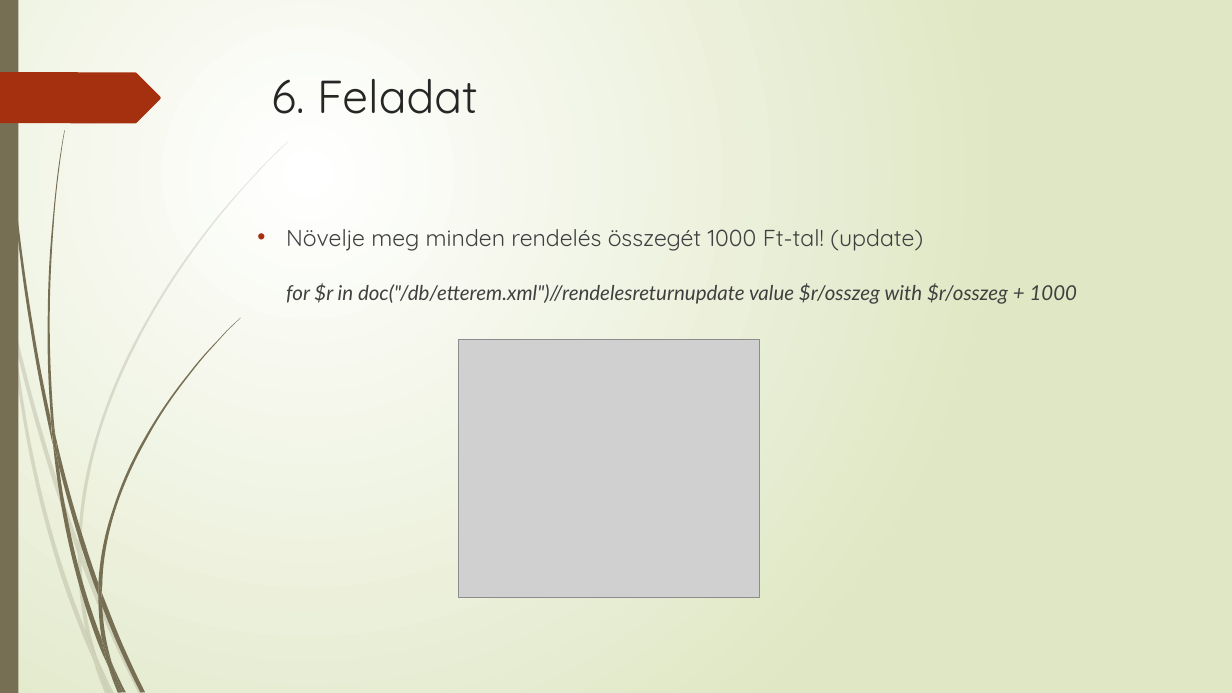
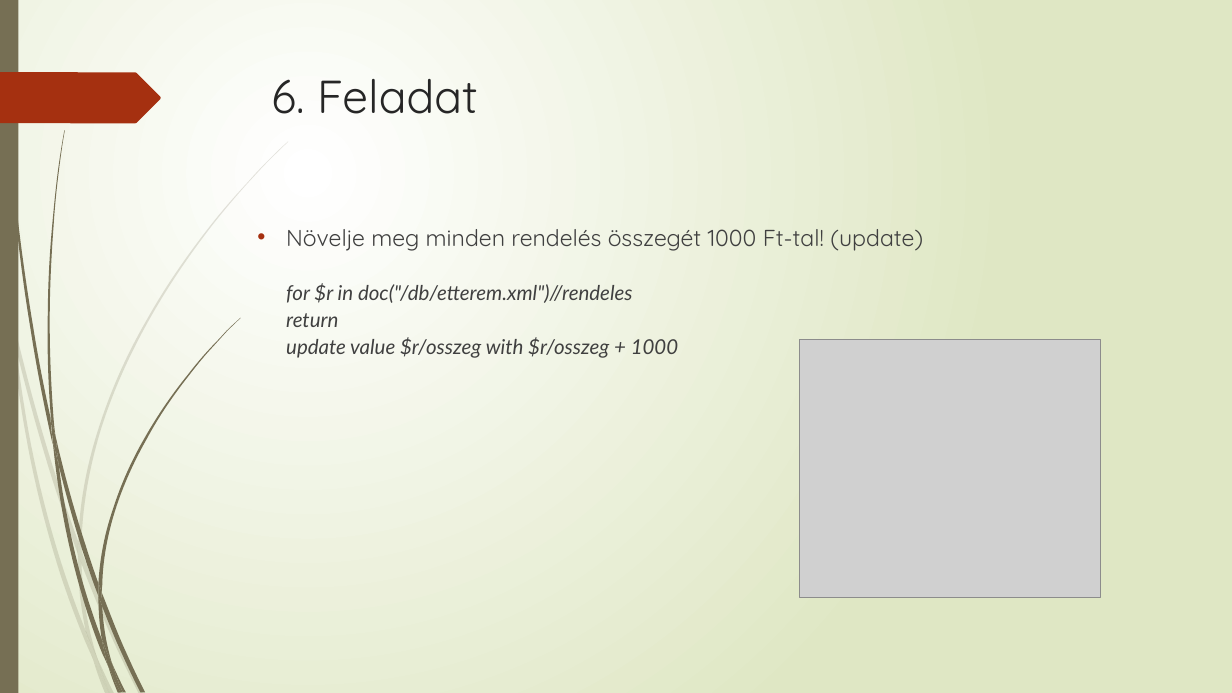
Before and after one commit to szaloczy/Y4O4X0_MDBPract, a slide deck: slide 11 of Y4O4X0_0318/Xquery.pptx. Drawn at 1232x693 pixels with LibreOffice and Linux fonts; fonts in the diff are those of the drawing; grey boxes stand for pictures. Boxes give left, top, right and bottom in pixels: in the first picture for what was removed or moved away, otherwise in the second. Text is boxed around its words. In the diff, an @@ line names an element or a change of style, - is before the commit and + after.

```diff
--- a/Y4O4X0_0318/Xquery.pptx
+++ b/Y4O4X0_0318/Xquery.pptx
@@ text at bbox=[286, 229, 923, 358]: spaces changed @@
-  • Növelje meg minden rendelés összegét 1000 Ft-tal! (update)
-    for $r in doc("/db/etterem.xml")//rendelesreturnupdate value $r/osszeg with $r/osszeg + 1000
+  • Növelje meg minden rendelés összegét 1000 Ft-tal! (update)
+    for $r in doc("/db/etterem.xml")//rendeles
+    return
+    update value $r/osszeg with $r/osszeg + 1000
@@ picture: place and size @@
-picture at bbox=[459, 339, 761, 598]
+picture at bbox=[799, 339, 1101, 598]
```
Also in this commit, not shown: 3 other files.
